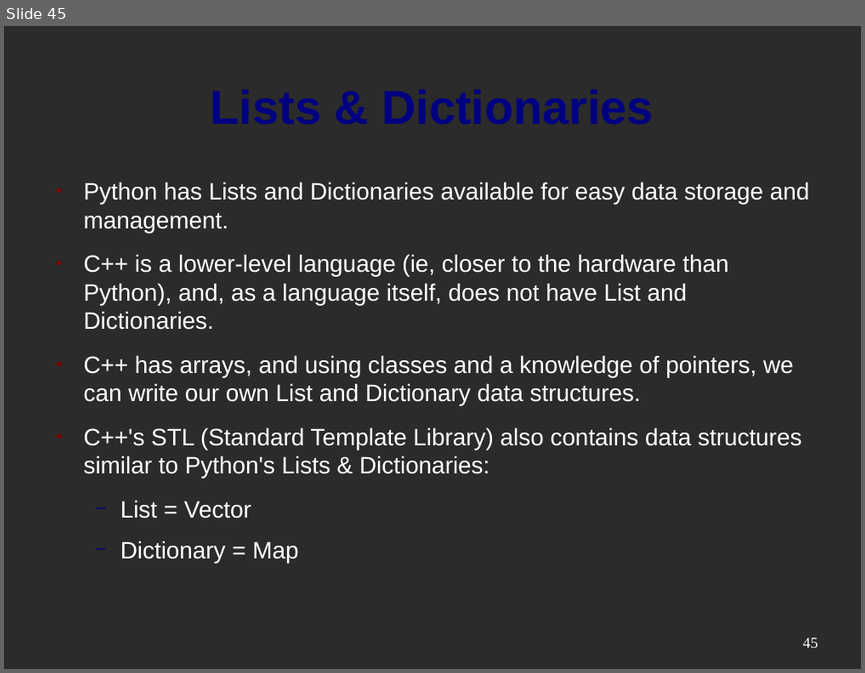
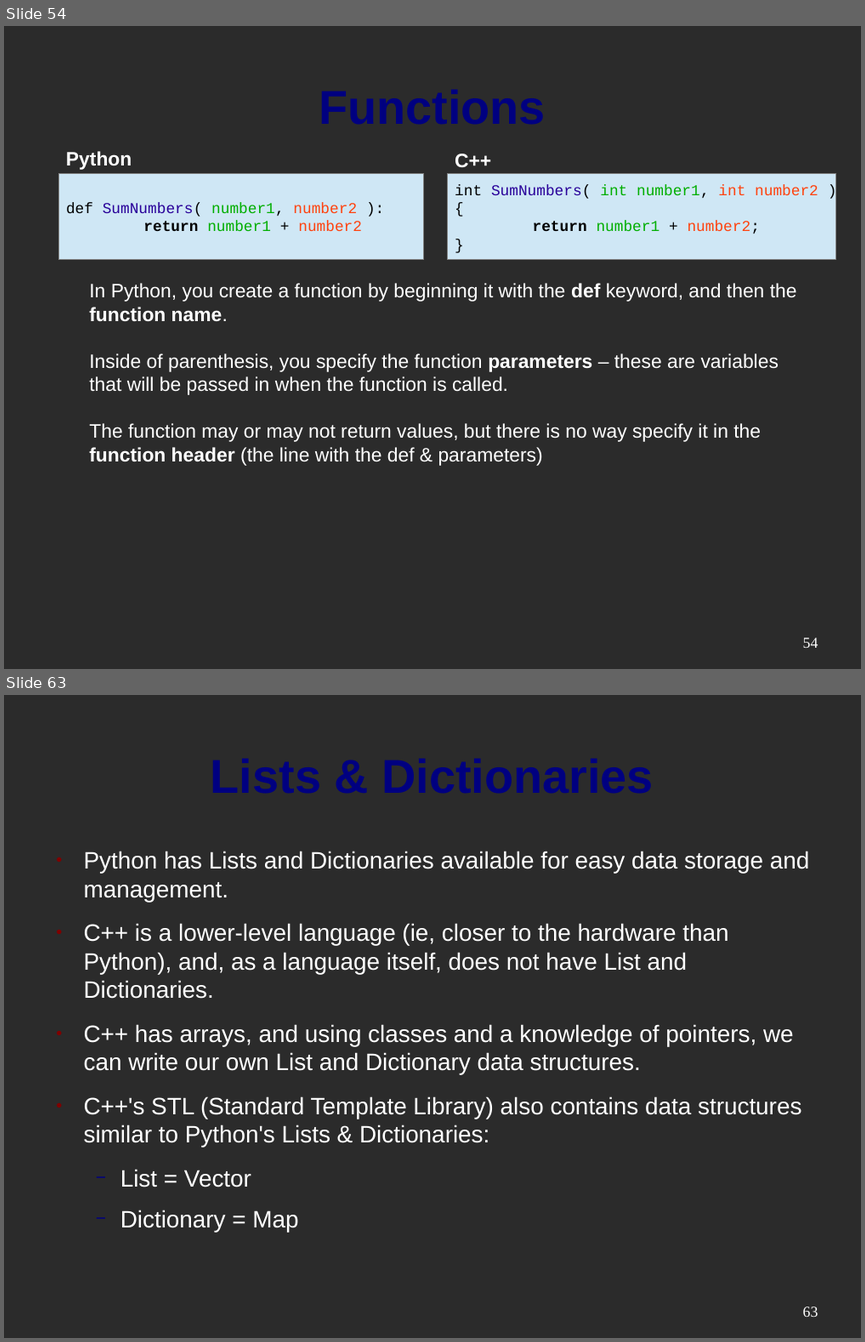
Before and after one commit to mactwist555/CPP-Course, a slide deck: Week 01/Python vs CPP.odp. Shown one above the other, each under a label of ours: slide 45 before the commit, slides 54 and 63 after it; the slides between them are not shown. The pictures are 865x673 and 865x1342 pixels, drawn with LibreOffice and Linux fonts; fonts in the diff are those of the drawing; background and template pictures are left out; a plain dark background stands for a picture behind light text. Boxes give left, top, right and bottom in pixels: in the first picture for what was removed or moved away, otherwise in the second. Text is boxed around its words. In the diff, an @@ line names an element or a change of style, - is before the commit and + after.

```diff
--- a/Week 01/Python vs CPP.odp
+++ b/Week 01/Python vs CPP.odp
@@ slide 54 added at [4,26,861,669], background picture (left out) @@
@@ title added at [46,52,818,159], 44 pt, text #000080, bold @@
+Functions
@@ text added at [66,151,132,170], 18 pt, text #FFFFFF, bold @@
+Python
@@ rectangle added at [58,174,424,259], fill #CFE7F5, outline #808080 0 pt, 14 pt, text #000000 @@
+def SumNumbers( number1, number2 ):
+return number1 + number2
@@ rectangle added at [447,174,836,259], fill #CFE7F5, outline #808080 0 pt, 14 pt, text #00AE00 @@
+int SumNumbers( int number1, int number2 )
+{
+return number1 + number2;
+}
@@ text added at [454,154,491,167], 18 pt, text #FFFFFF, bold @@
+C++
@@ text added at [89,283,797,465], 18 pt, text #FFFFFF @@
+In Python, you create a function by beginning it with the def keyword, and then the function name.
+Inside of parenthesis, you specify the function parameters – these are variables that will be passed in when the function is called.
+The function may or may not return values, but there is no way specify it in the function header (the line with the def & parameters)
@@ page number added at [803,637,818,647], 14 pt, text #FFFFFF @@
+54
@@ what was slide 45 is now slide 63 @@
@@ page number at [803,1306,818,1316]: text changed @@
-45
+63
```
Also in this commit, not shown: 5 slides changed, 20 other slides added, 2 slides removed.
